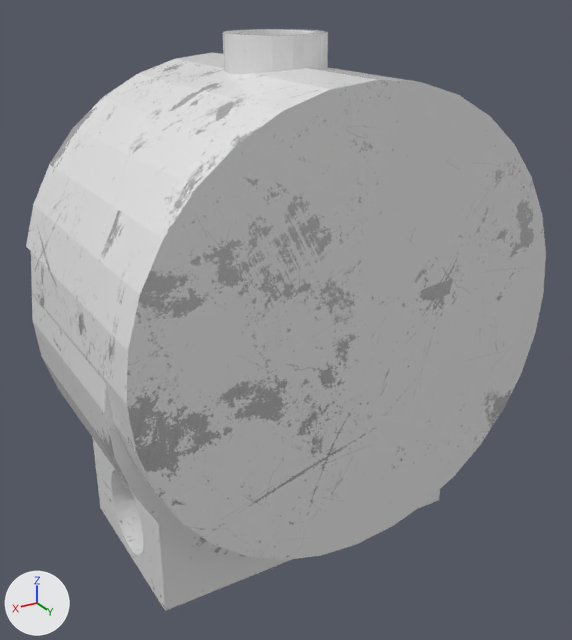
The Blender file VR_EDU/scenes/models/datchik.blend as it was, and as the next commit left it.
Both versions are drawn from a 50 mm camera at (1.75, 2.92, 1.32) aimed at (0.0, 0.0, -0.14). The lights are fixed; the arrows at lower left show +X, +Y and +Z. The same objects are shown in both versions, whatever each file hides.

The older version as bpy lines, for what is in view:
```python
me_cube_004 = bpy.data.meshes.new('Cube.004')
me_cube_004.from_pydata(...)  # 763 vertices, 474 faces; spans x -0.99..1.01, y -0.62..0.51, z -1.26..1.12
me_cube_004.materials.append(mat_material)  # its picture is missing
me_cylinder_012 = bpy.data.meshes.new('Cylinder.012')
me_cylinder_012.from_pydata(...)  # 1794 vertices, 2452 faces; spans x -1.0..1.0, y -1.0..1.0, z -1.0..1.14
me_cylinder_012.materials.append(mat_material)  # its picture is missing
ob_cube = bpy.data.objects.new('Cube', me_cube_004)
ob_cube.location = (0.0, 0.0, 0.0)
ob_cylinder_003 = bpy.data.objects.new('Cylinder.003', me_cylinder_012)
ob_cylinder_003.location = (0.0, 0.0, 0.0)
ob_cylinder_003.rotation_euler = (1.571, 0.0, 0.0)  # degrees (90, 0, 0)
ob_cylinder_003.scale = (1.0, 1.0, 0.619)
```
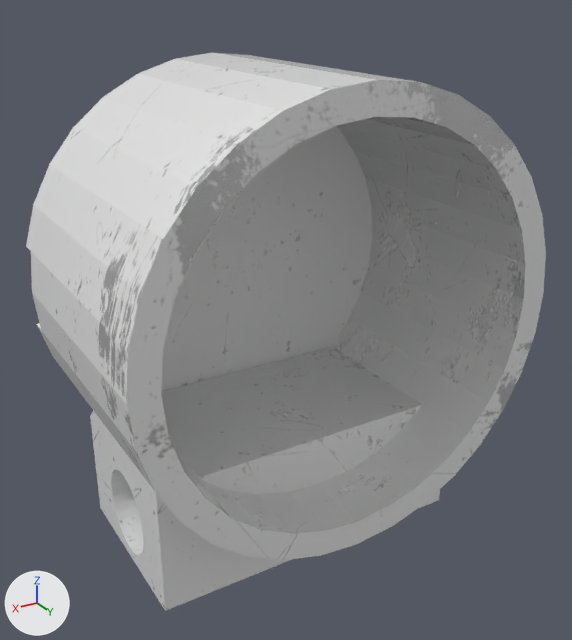
Boxes [x1, y1, x2, y2] around the edits, measured in the pictures (572 x 640 px):
'Cube', reshaped
    before: [31, 29, 440, 611]
    after: [90, 347, 440, 611]
part 1 of me_cube_004, deleted
    before: [31, 280, 257, 558]
part 2 of me_cube_004, deleted
    before: [223, 29, 328, 74]
part 3 of me_cylinder_012, built on
    both: [127, 81, 536, 559]
part 4 of me_cylinder_012, surface changed (grey to white)
    both: [32, 53, 417, 491]

The change, as a list of edits to the scene's bpy script:
```text
Change me_cube_004:
    where me_cube_004.from_pydata(...)  # 763 vertices, 474 faces; spans x -0.99..1.01, y -0.62..0.51, z -1.26..1.12
    used by ob_cube; location = (0.0, 0.0, 0.0)
    me_cube_004 part 1: the loose piece of 491 vertices spanning x -0.99..1.01, y -0.62..0.51, z -1.14..0.86 is deleted
    me_cube_004 part 2: the loose piece of 198 vertices spanning x -0.21..0.23, y -0.29..0.15, z 0.72..1.12 is deleted
Change me_cylinder_012:
    used by ob_cylinder_003; location = (0.0, 0.0, 0.0); rotation_euler = (1.571, 0.0, 0.0), in degrees (90, 0, 0); scale = (1.0, 1.0, 0.619)
    remove me_cylinder_012.from_pydata(...)  # 1794 vertices, 2452 faces; spans x -1.0..1.0, y -1.0..1.0, z -1.0..1.14
    add me_cylinder_012.from_pydata(...)  # 1858 vertices, 2516 faces; spans x -1.0..1.0, y -1.0..1.0, z -1.0..1.14
    me_cylinder_012 part 3
    1 face is deleted
    32 vertices are added at x -0.87..0.87, y -0.87..0.87, z -1.0
    32 new vertices lie (0.0, 0.0, 1.83) away from vertices in x -0.87..0.87, y -0.87..0.87, z -1.0
    65 new faces join them
    me_cylinder_012 part 4: 2451 kept faces spanning x -1.0..1.0, y -1.0..1.0, z -1.0..1.14 get new texture (UV) coordinates
```
